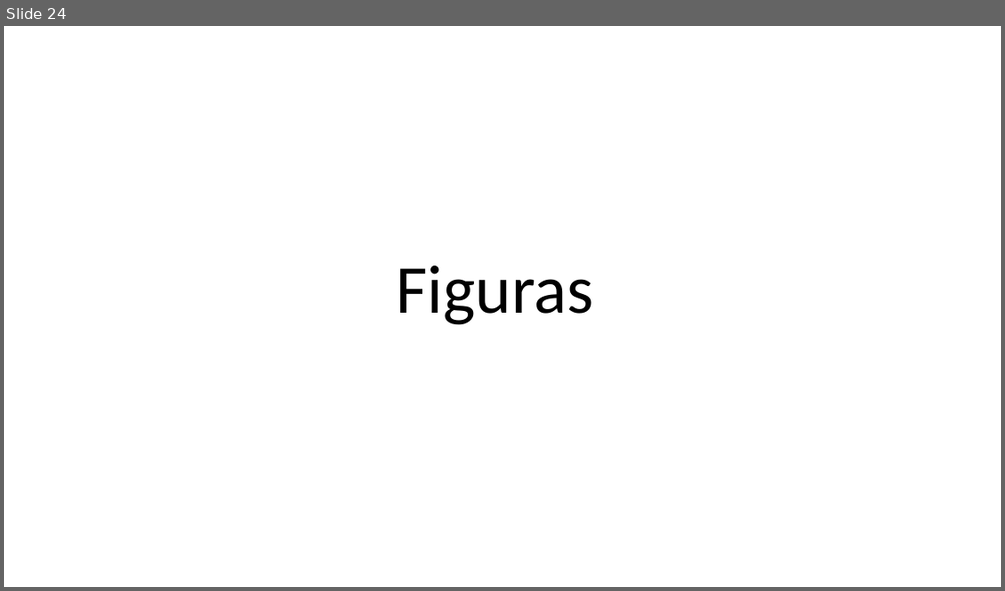
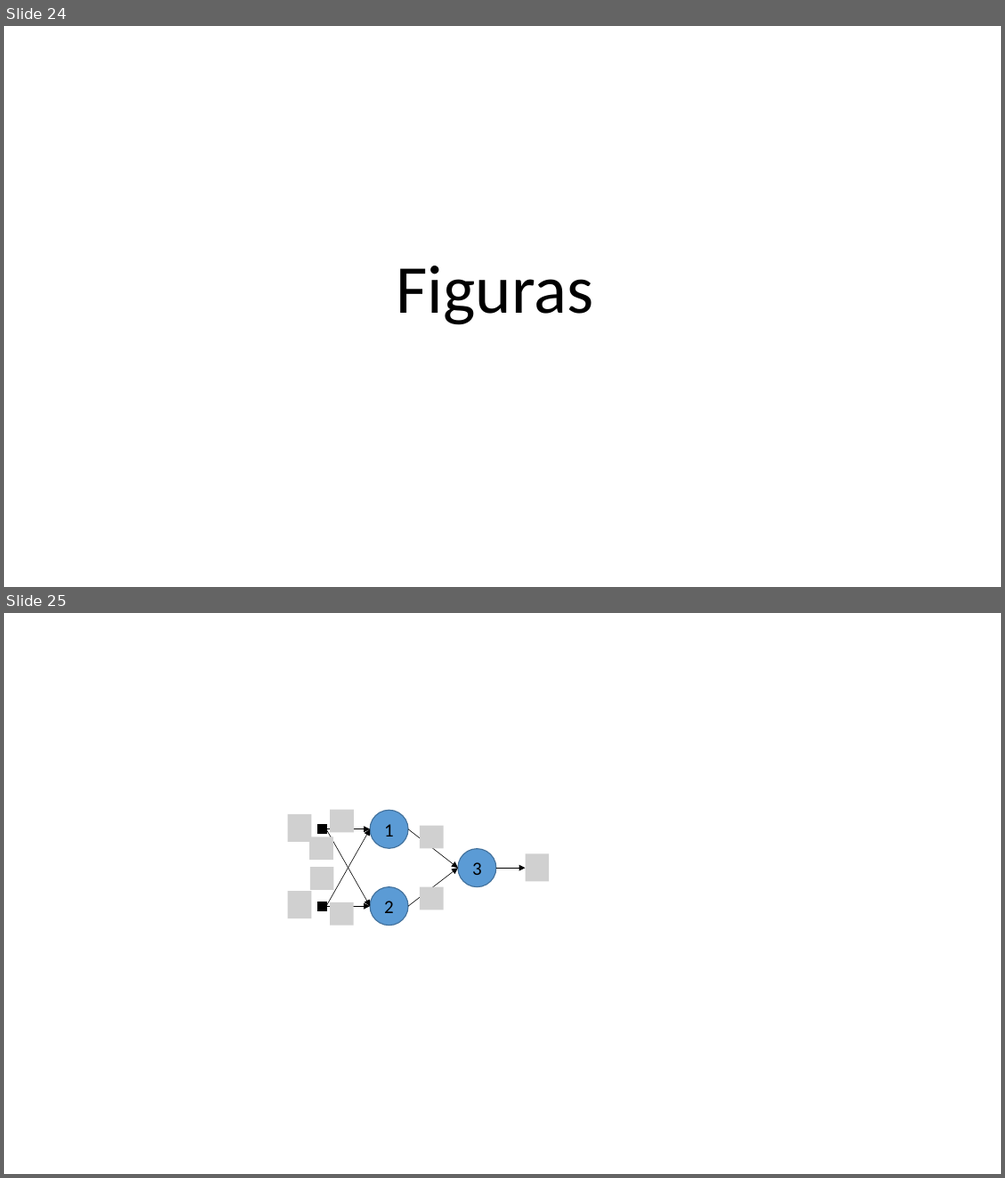
Before and after one commit to zz4fap/t320_aprendizado_de_maquina, a slide deck: slides/T320_Redes_Neurais_Artificiais (Parte II).pptx. Shown one above the other, each under a label of ours: slide 24 before the commit, slides 24 and 25 after it. The pictures are 1005x591 and 1005x1178 pixels, drawn with LibreOffice and Linux fonts; fonts in the diff are those of the drawing; grey boxes stand for pictures. Boxes give left, top, right and bottom in pixels: in the first picture for what was removed or moved away, otherwise in the second. Text is boxed around its words. In the diff, an @@ line names an element or a change of style, - is before the commit and + after.

```diff
--- a/slides/T320_Redes_Neurais_Artificiais (Parte II).pptx
+++ b/slides/T320_Redes_Neurais_Artificiais (Parte II).pptx
@@ slide 25 added at (4,613,1001,1174), background #FFFFFF @@
@@ group added at (288,810,550,925): 9 pictures, 7 arrows, 3 ellipses, 2 rectangles @@
+1
+2
+3
```
Also in this commit, not shown: 7 slides changed, 4 other files.
